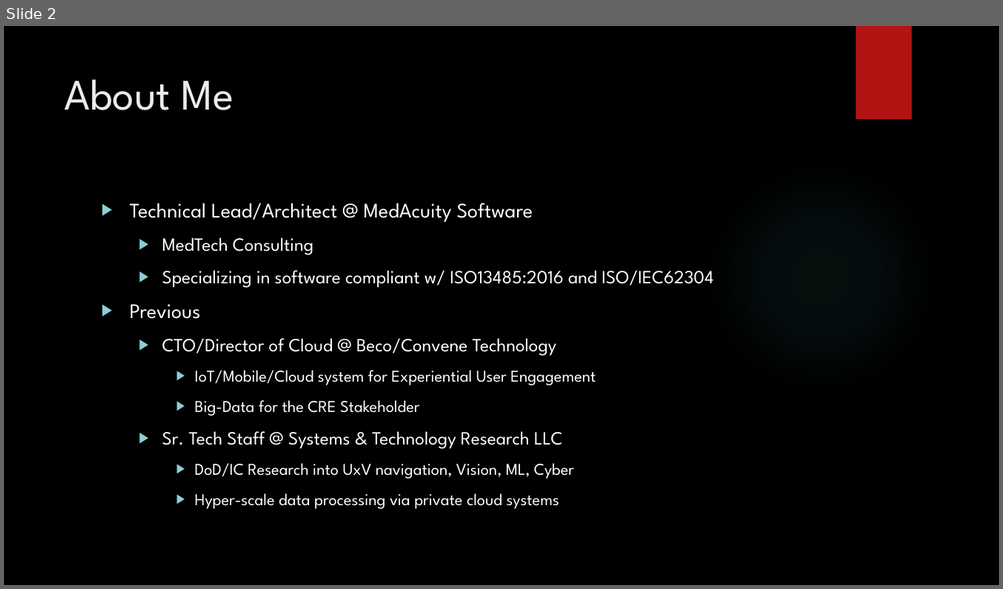
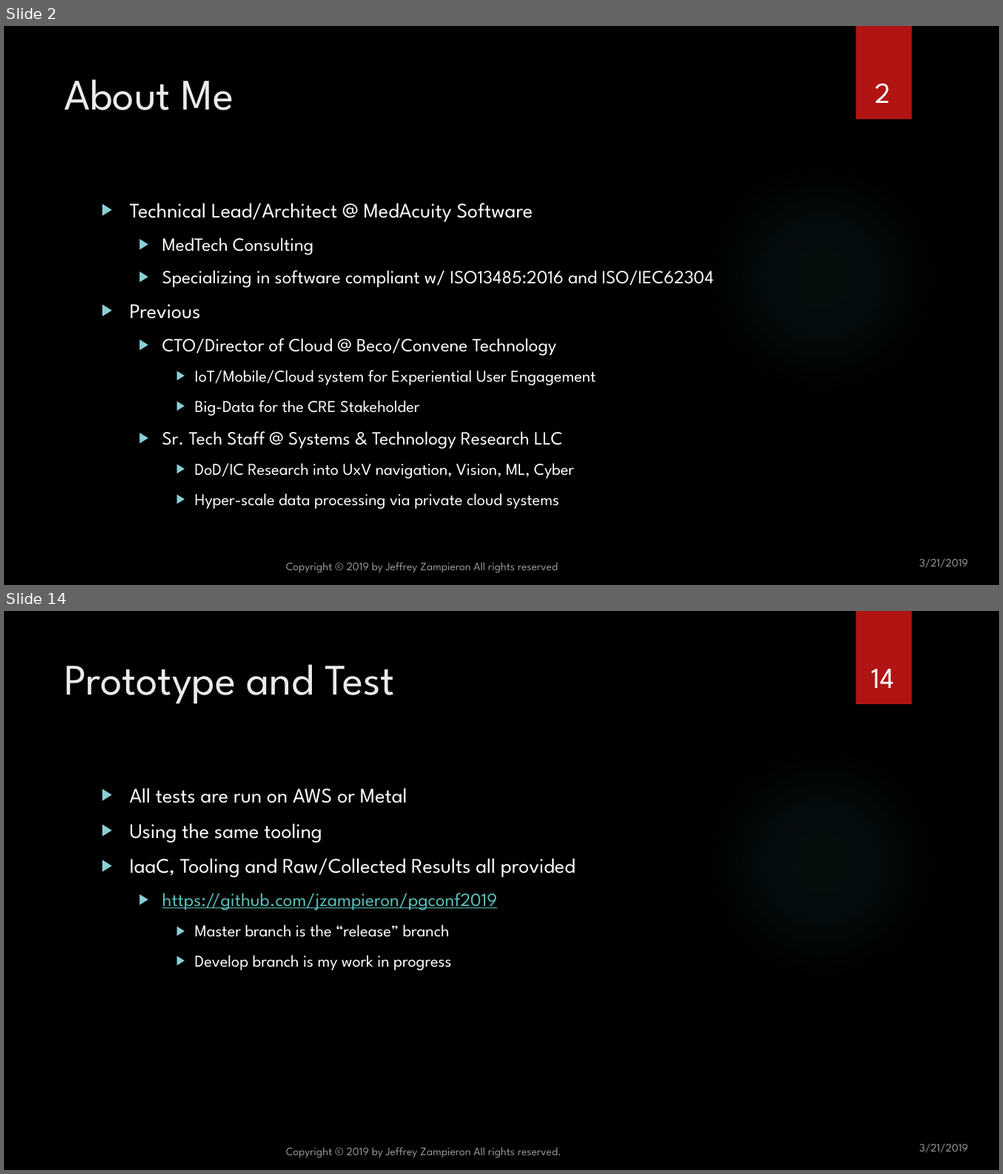
Before and after one commit to jzampieron/pgconf2019, a slide deck: presentation/JZ_PGConf2019.pptx. Shown one above the other, each under a label of ours: slide 2 before the commit, slides 2 and 14 after it; the slides between them are not shown. The pictures are 1003x589 and 1003x1174 pixels, drawn with LibreOffice and Linux fonts; fonts in the diff are those of the drawing; background and template pictures are left out. Boxes give left, top, right and bottom in pixels: in the first picture for what was removed or moved away, otherwise in the second. Text is boxed around its words. In the diff, an @@ line names an element or a change of style, - is before the commit and + after.

```diff
--- a/presentation/JZ_PGConf2019.pptx
+++ b/presentation/JZ_PGConf2019.pptx
@@ slide 14 added at (4, 611, 999, 1170), background picture (left out); not listed: 2 template elements that a slide beside it also shows @@
@@ title added at (64, 664, 394, 704), 42 pt, text #EBEBEB @@
+Prototype and Test
@@ page number added at (871, 669, 894, 688), 28 pt, text #FFFFFF @@
+14
@@ text added at (130, 788, 575, 971), 20 pt, text #FFFFFF @@
+▶ All tests are run on AWS or Metal
+▶ Using the same tooling
+▶ IaaC, Tooling and Raw/Collected Results all provided
+  ▶ https://github.com/jzampieron/pgconf2019
+    ▶ Master branch is the “release” branch
+    ▶ Develop branch is my work in progress
@@ text added at (286, 1147, 561, 1159), 11 pt, text #FFFFFF at 60% opacity @@
+Copyright © 2019 by Jeffrey Zampieron All rights reserved.
@@ text added at (919, 1144, 967, 1153), 11 pt, text #FFFFFF at 60% opacity @@
+3/21/2019
@@ slide 2 changed as well @@
@@ page number added at (875, 83, 891, 103), 28 pt, text #FFFFFF @@
+2
@@ text added at (286, 562, 558, 574), 11 pt, text #FFFFFF at 60% opacity @@
+Copyright © 2019 by Jeffrey Zampieron All rights reserved
@@ text added at (919, 559, 967, 568), 11 pt, text #FFFFFF at 60% opacity @@
+3/21/2019
```
Also in this commit, not shown: 2 other slides changed, 17 other slides added, 1 slide removed.
